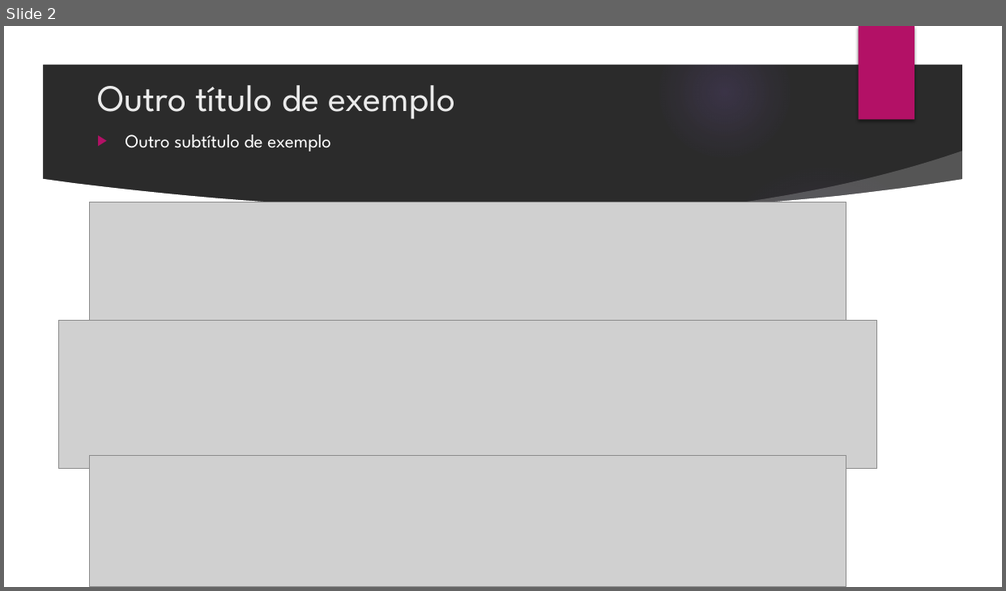
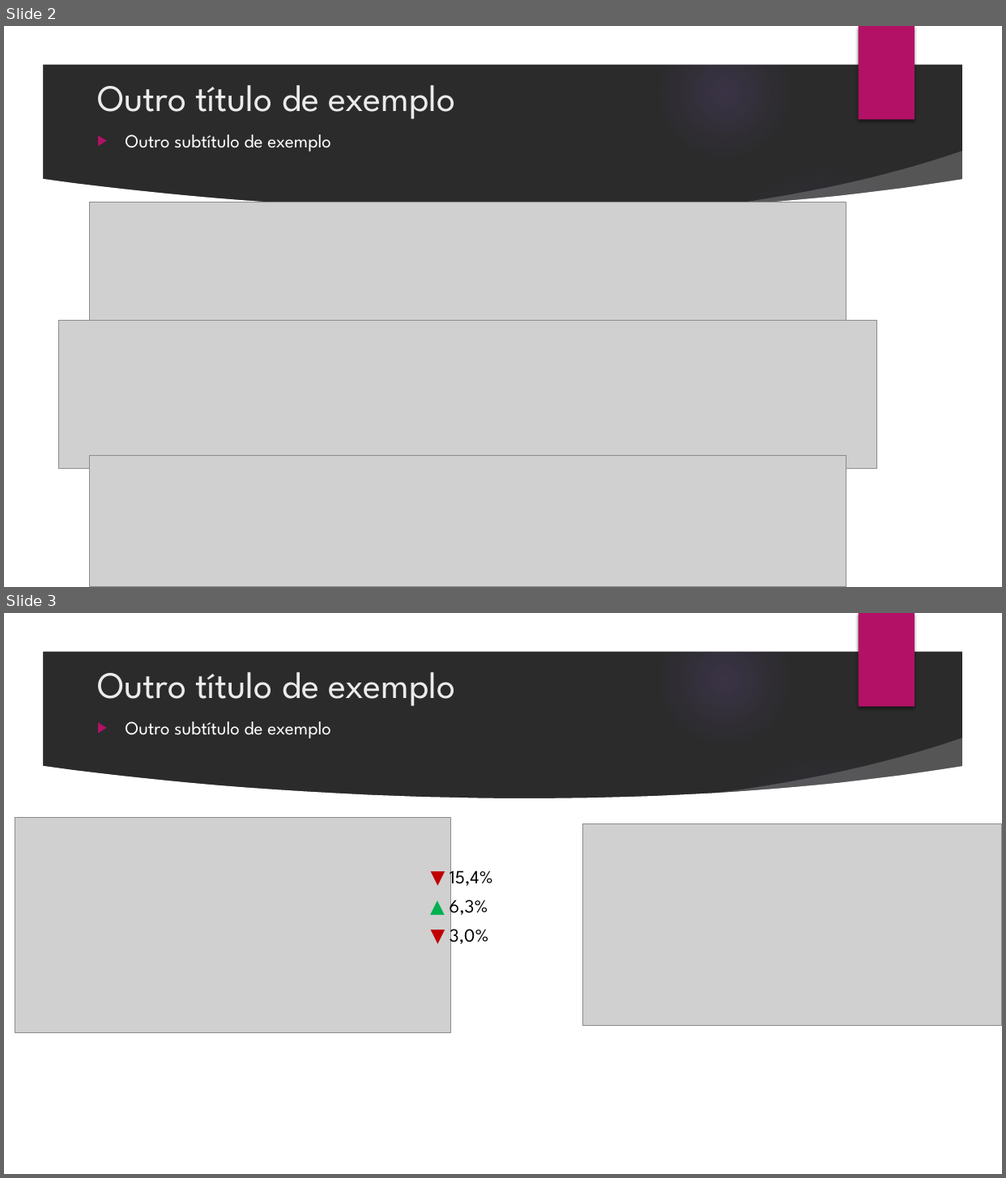
Before and after one commit to renatobortolotto/ppt-doc, a slide deck: main_testing.pptx. Shown one above the other, each under a label of ours: slide 2 before the commit, slides 2 and 3 after it. The pictures are 1006x591 and 1006x1178 pixels, drawn with LibreOffice and Linux fonts; fonts in the diff are those of the drawing; grey boxes stand for pictures; background and template pictures are left out; a plain dark background stands for a picture behind light text. Boxes give left, top, right and bottom in pixels: in the first picture for what was removed or moved away, otherwise in the second. Text is boxed around its words. In the diff, an @@ line names an element or a change of style, - is before the commit and + after.

```diff
--- a/main_testing.pptx
+++ b/main_testing.pptx
@@ slide 3 added at box(4, 613, 1002, 1174), background picture (left out); not listed: 9 template elements that a slide beside it also shows @@
@@ title added at box(97, 672, 455, 706), 36 pt, text #EBEBEB @@
+Outro título de exemplo
@@ text added at box(126, 722, 331, 739), 18 pt, text #FFFFFF @@
+▶ Outro subtítulo de exemplo
@@ picture added at box(15, 818, 451, 1033) @@
@@ picture added at box(582, 824, 1002, 1025) @@
@@ text added at box(450, 865, 493, 889), 18 pt, text #000000 @@
+▼ 15,4%
@@ text added at box(450, 894, 488, 918), 18 pt, text #000000 @@
+▲ 6,3%
@@ text added at box(450, 923, 489, 948), 18 pt, text #000000 @@
+▼ 3,0%
```
Also in this commit, not shown: 5 other files.
